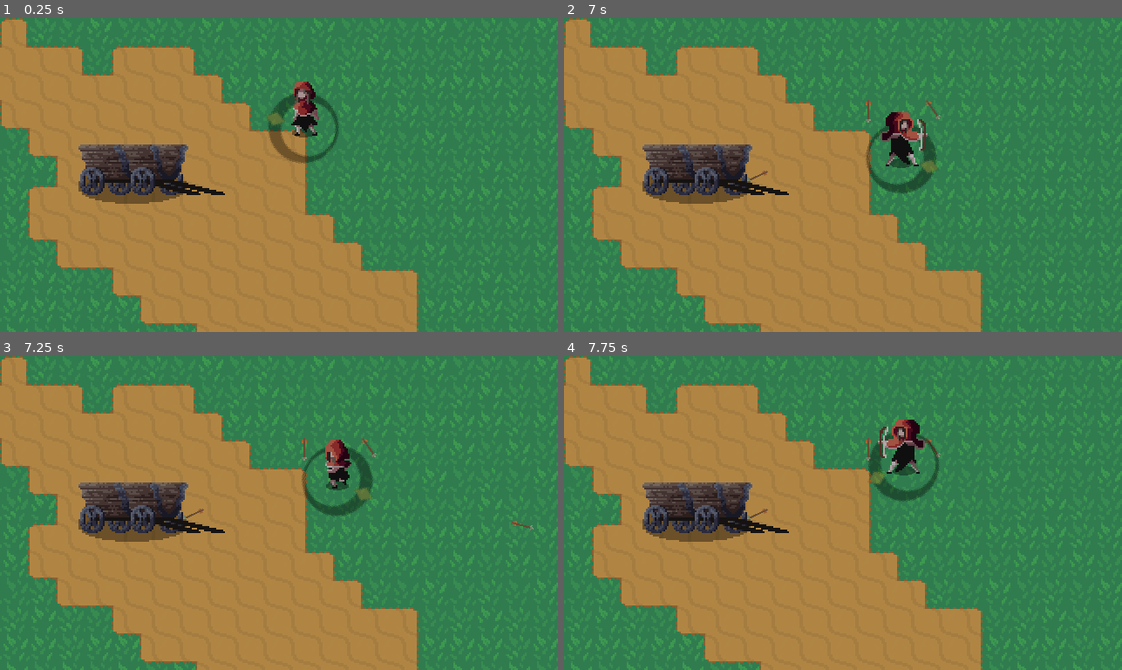
Above: before the commit, frames 1-4 (two rows, left to right).
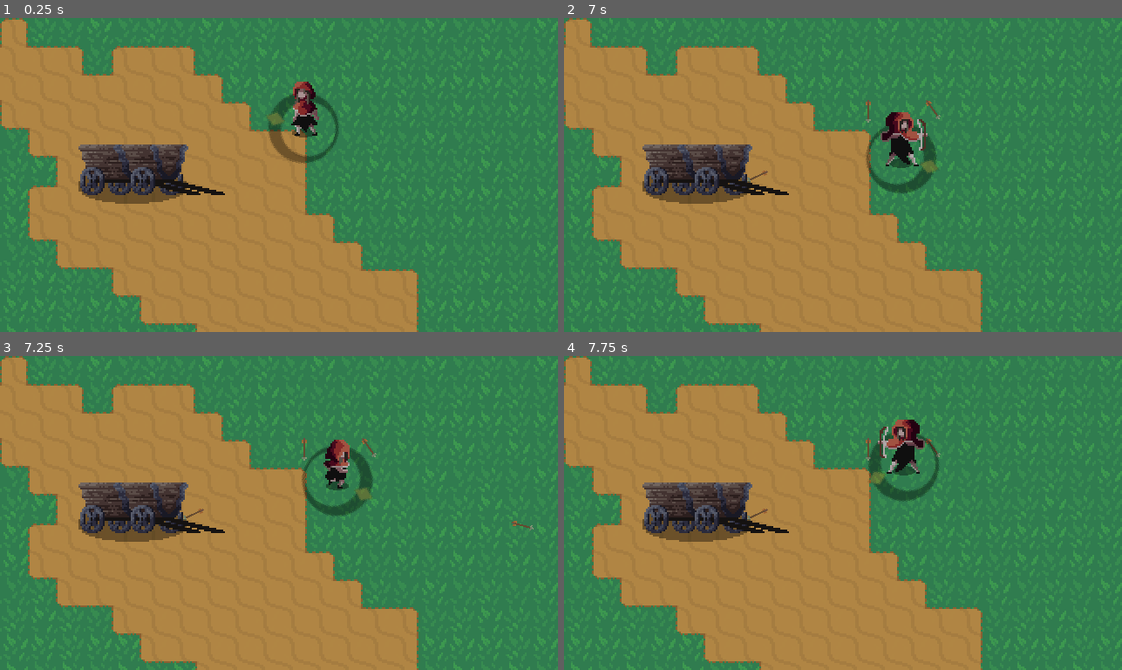
Above: after the commit, the same moments.

Repository: 2BytesGoat/godot-games
Game: Godot game, scene res://World.tscn
The game is run twice, just before and just after one commit, with the same random seed, the same clock (stepped at 60 frames per second) and the same inputs.
Inputs (mouse positions are in pixels of both pictures, inside the frame that each line leads up to):
- Up to frame 1 (0.25 s): no input
- Up to frame 2 (7 s): tap Enter at 0.5 s; move the mouse to (965, 159) at 0.52 s; hold Right (ui_right) 0.53-1.28 s; click (965, 159) at 0.6 s; move the mouse to (731, 190) at 1.27 s; hold Down (ui_down) 1.28-2.03 s; click (731, 190) at 1.35 s; move the mouse to (898, 105) at 2.02 s; hold Right (ui_right) 2.03-2.78 s; click (898, 105) at 2.1 s; move the mouse to (815, 237) at 2.77 s; hold Up (ui_up) 2.78-3.53 s; click (815, 237) at 2.85 s; move the mouse to (1010, 222) at 3.52 s; hold Left (ui_left) 3.53-5.03 s; click (1010, 222) at 3.6 s; move the mouse to (675, 127) at 4.27 s; click (675, 127) at 4.35 s; move the mouse to (870, 175) at 5.02 s; hold Down (ui_down) 5.03-5.78 s; click (870, 175) at 5.1 s; move the mouse to (759, 96) at 5.77 s; hold Right (ui_right) 5.78-6.53 s; click (759, 96) at 5.85 s; move the mouse to (965, 159) at 6.52 s; hold Up (ui_up) from 6.53 s (still down); click (965, 159) at 6.6 s
- Up to frame 3 (7.25 s): keep holding Up (ui_up)
- Up to frame 4 (7.75 s): move the mouse to (731, 528) at 7.27 s; release Up (ui_up) at 7.28 s; hold Right (ui_right) from 7.28 s (still down); click (731, 528) at 7.35 s

Frames 1-2 are identical in both runs. In frame 3, 0.5% of the frame differs, in the area x 57-63%, y 26-43%; in frame 4, nothing differs.

Commit message:
Bugfix - Sprite only facing left when moving horizontally

Diff:
--- a/yaga-copy/Player/Player.gd
+++ b/yaga-copy/Player/Player.gd
@@ -54,7 +54,8 @@
 	input_vector = input_vector.normalized()
 
 	if input_vector != Vector2.ZERO:
-		flip_sprite_player = input_vector.x > 0
+		if input_vector.x != 0: # solves flipping issue when moving vertically
+			flip_sprite_player = input_vector.x > 0
 		velocity = velocity.move_toward(input_vector * MAX_SPEED,
 				ACCELERATION * delta)
 		animationState.travel("Run")
